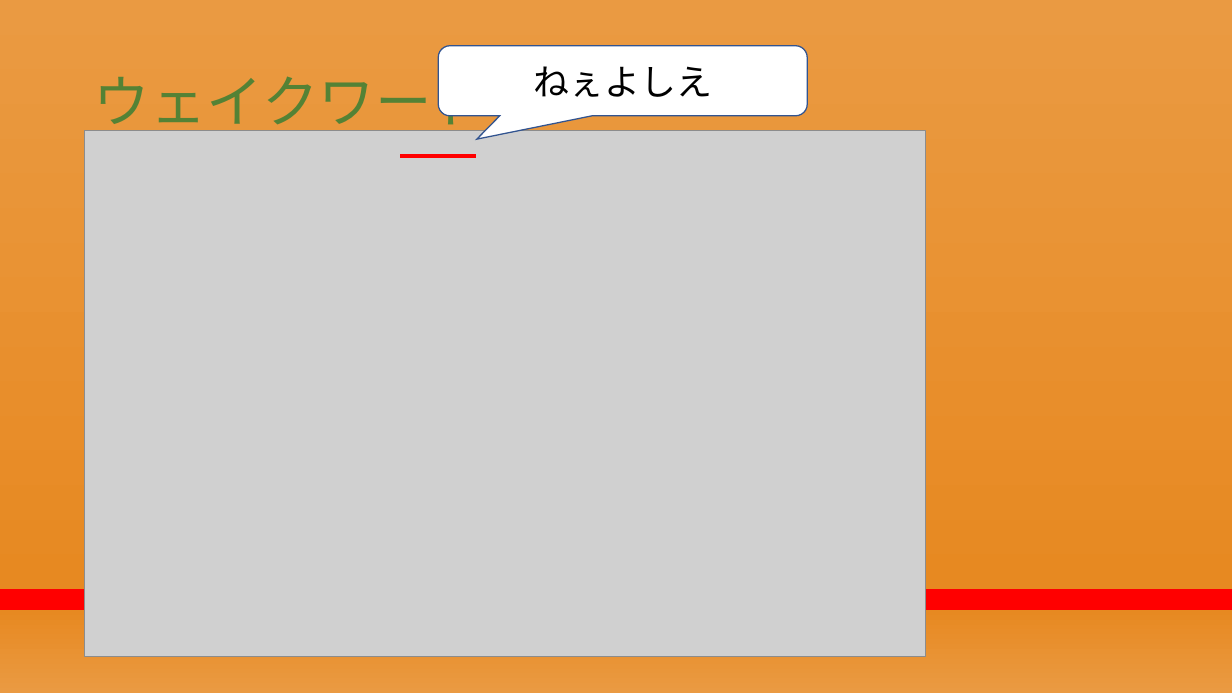
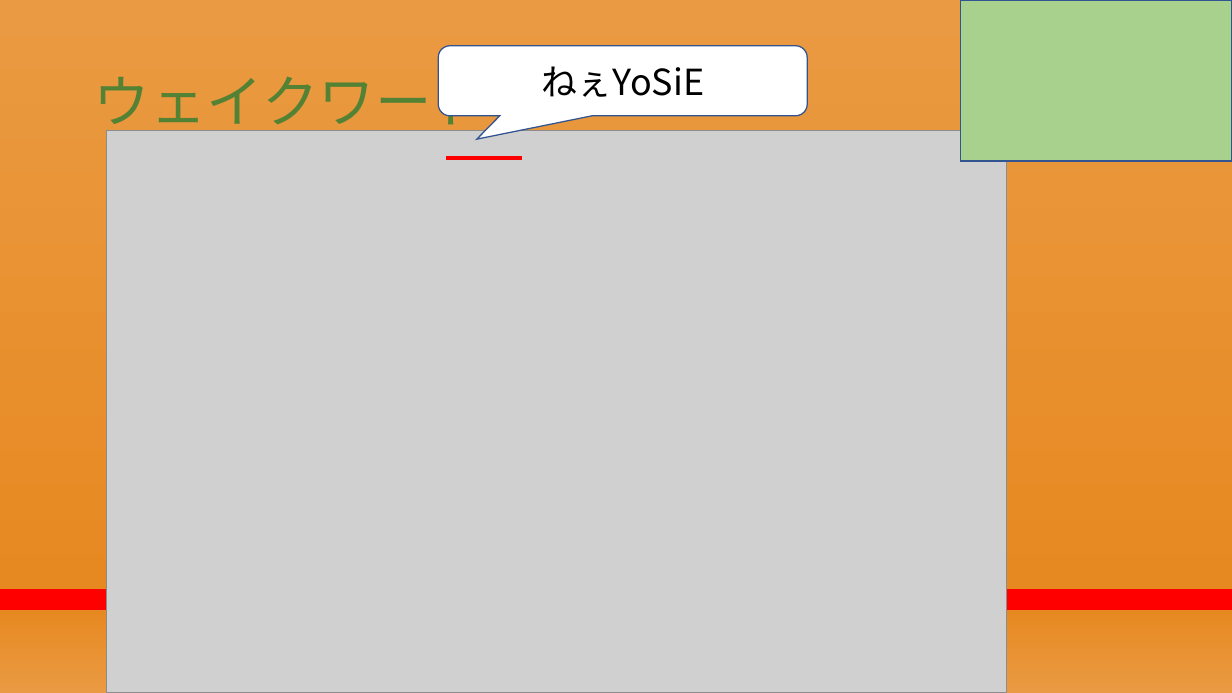
Before and after one commit to RikiishiSuzunosuke/AIspeaker_yosie, a slide deck: slide 11 of presentation/第二回プレゼン_アウトライン.pptx. Drawn at 1232x693 pixels with LibreOffice and Linux fonts; fonts in the diff are those of the drawing; grey boxes stand for pictures. Boxes give left, top, right and bottom in pixels: in the first picture for what was removed or moved away, otherwise in the second. Text is boxed around its words. In the diff, an @@ line names an element or a change of style, - is before the commit and + after.

```diff
--- a/presentation/第二回プレゼン_アウトライン.pptx
+++ b/presentation/第二回プレゼン_アウトライン.pptx
@@ rectangle added at [961,0,1232,161], fill #A9D18E, outline #325491 1 pt @@
@@ text in rounded speech box at [541,66,704,97]: text changed @@
-ねぇよしえ
+ねぇYoSiE
@@ picture: place and size @@
-picture at [85,130,926,656]
+picture at [106,130,1006,693]
@@ line moved from (400, 156) - (477, 156) to (445, 158) - (522, 158) @@
```
Also in this commit, not shown: 13 other slides changed, 2 slides added, 1 slide removed, 5 other files.
